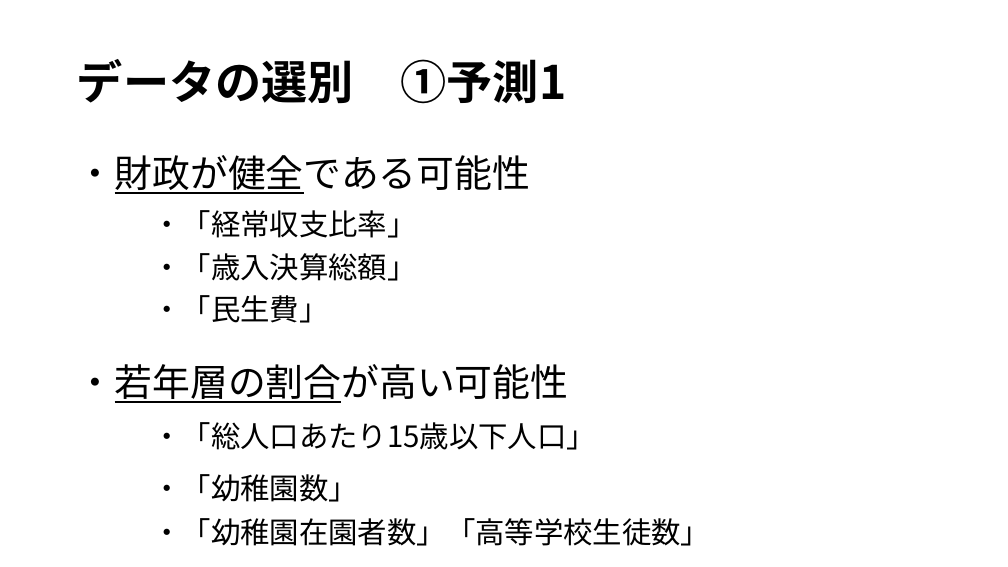
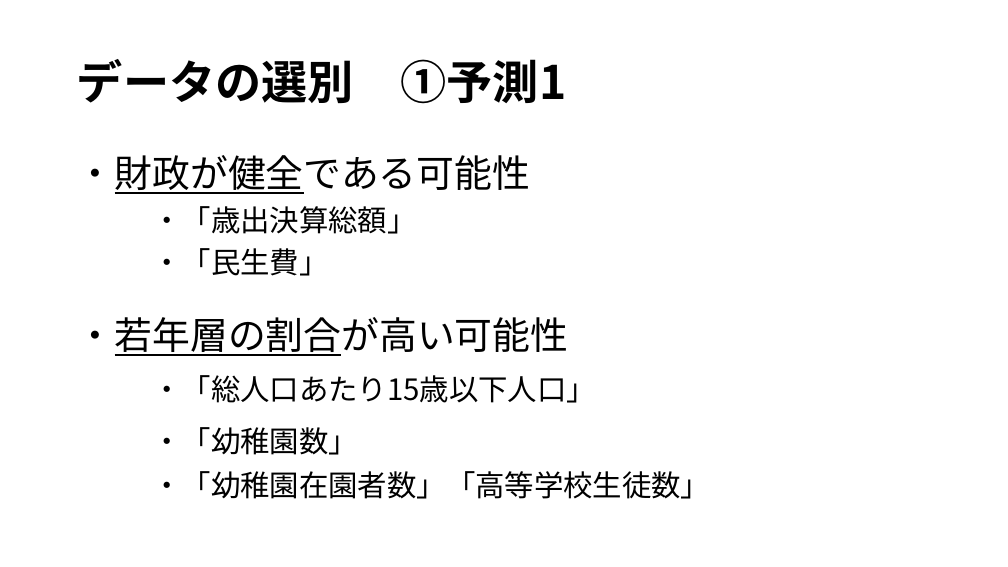
Before and after one commit to IY-del/univ, a slide deck: slide 7 of プレゼンテーション.pptx. Drawn at 1008x567 pixels with LibreOffice and Linux fonts; fonts in the diff are those of the drawing. Boxes give left, top, right and bottom in pixels: in the first picture for what was removed or moved away, otherwise in the second. Text is boxed around its words. In the diff, an @@ line names an element or a change of style, - is before the commit and + after.

```diff
--- a/プレゼンテーション.pptx
+++ b/プレゼンテーション.pptx
@@ text at box(152, 206, 416, 234): text changed @@
-・「経常収支比率」
-・「歳入決算総額」
+・「歳出決算総額」
```
Also in this commit, not shown: 2 other slides changed, 1 other file.
